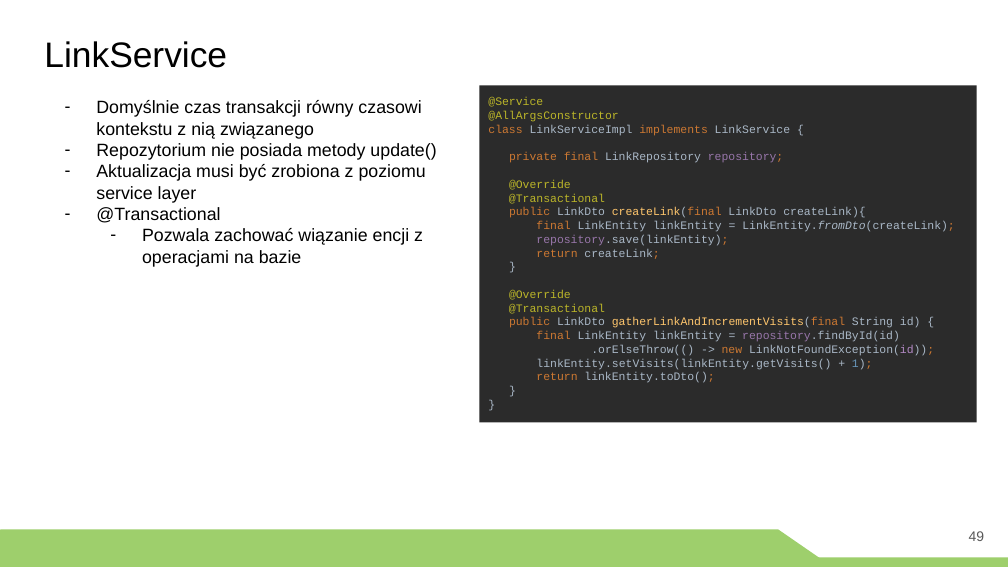
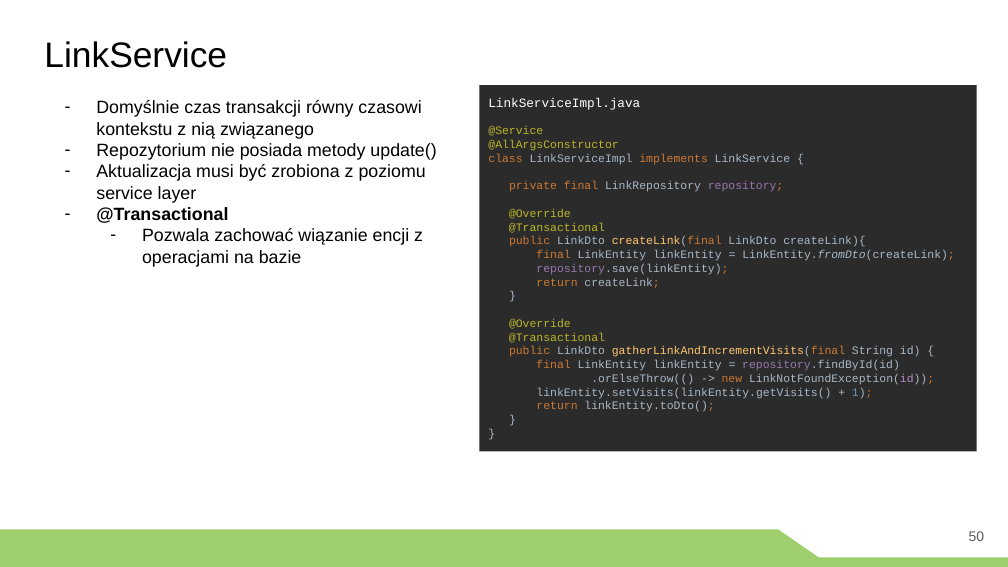
Before and after one commit to greencashew/warsztaty-podstawy-springa, a slide deck: slide 50 of prezentacja/szkolenie spring.pptx (slide 49 before the commit). Drawn at 1008x567 pixels with LibreOffice and Linux fonts; fonts in the diff are those of the drawing. Boxes give left, top, right and bottom in pixels: in the first picture for what was removed or moved away, otherwise in the second. Text is boxed around its words. In the diff, an @@ line names an element or a change of style, - is before the commit and + after.

```diff
--- a/prezentacja/szkolenie spring.pptx
+++ b/prezentacja/szkolenie spring.pptx
@@ rectangle "LinkServiceImpl.java": place and size @@
-rectangle "LinkServiceImpl.java" at [479, 85, 977, 423]
+rectangle "LinkServiceImpl.java" at [479, 85, 977, 452]
@@ text in rectangle at [488, 98, 640, 110]: paragraph added @@
+LinkServiceImpl.java
@@ text at [96, 207, 228, 223]: bold on in "@Transactional" @@
@@ page number at [969, 531, 985, 541]: text changed @@
-49
+50
```
Also in this commit, not shown: 14 other slides changed, 1 slide added, 1 other file.
